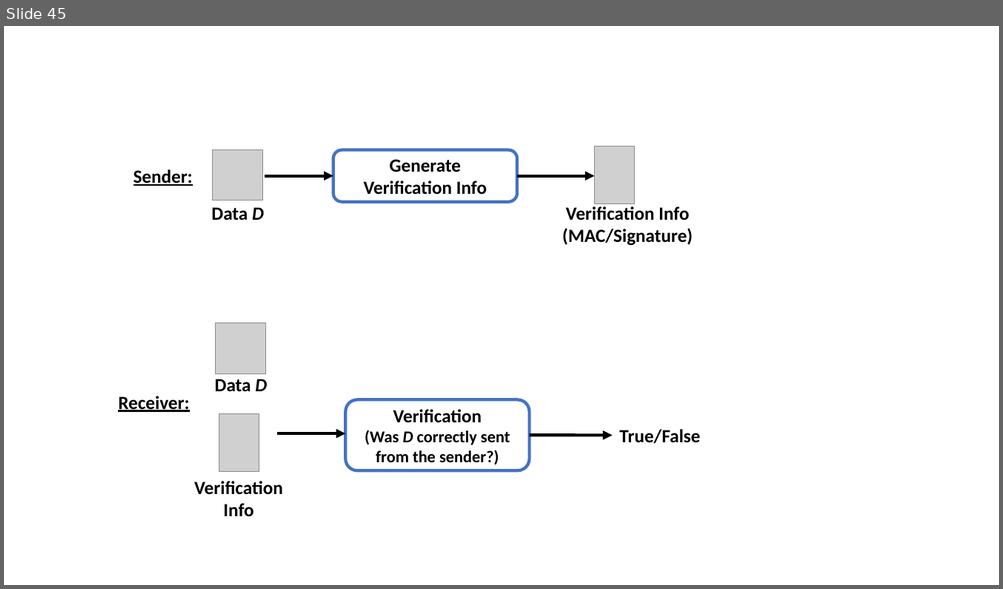
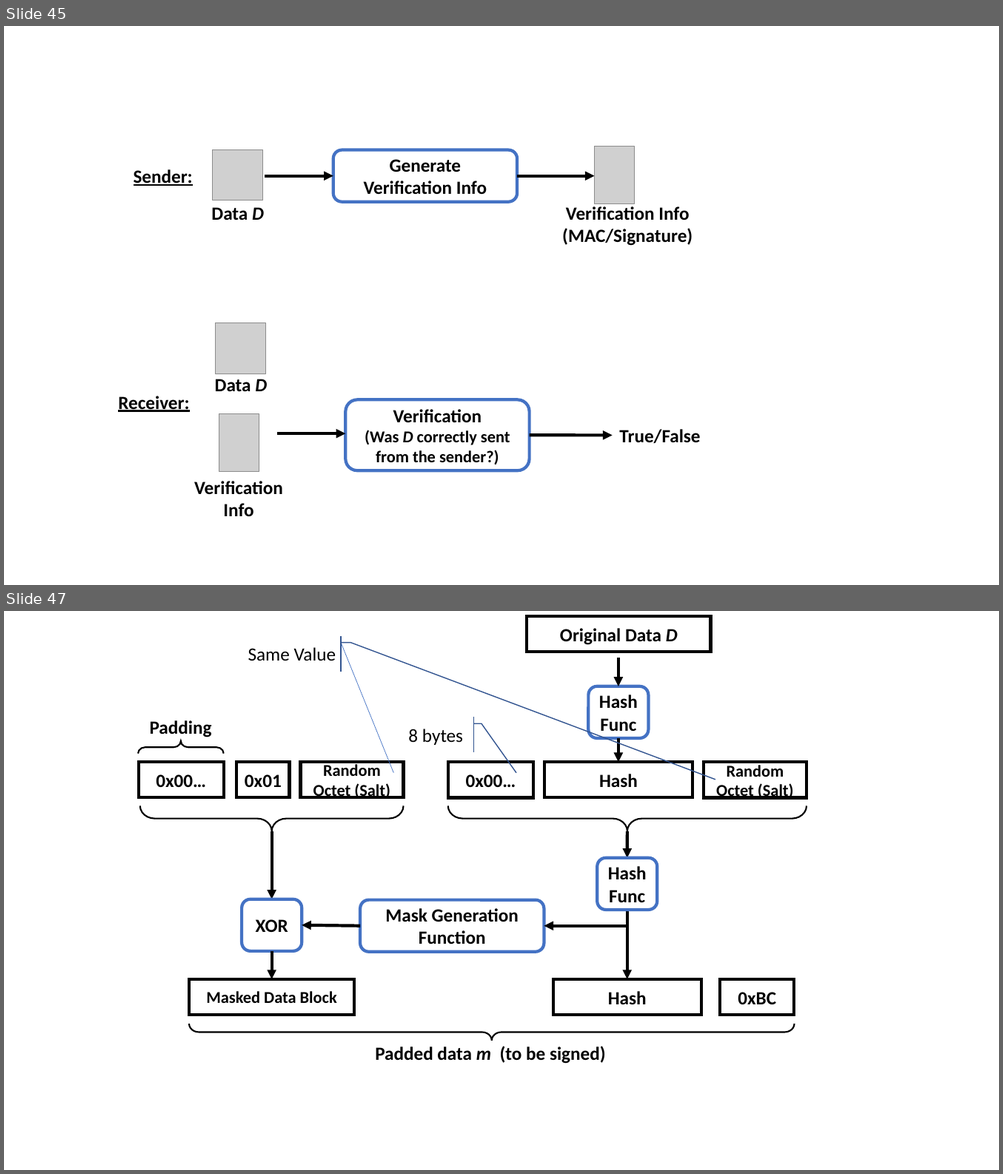
Before and after one commit to junkurihara/class-e2e_security_js, a slide deck: images.pptx. Shown one above the other, each under a label of ours: slide 45 before the commit, slides 45 and 47 after it; the slides between them are not shown. The pictures are 1003x589 and 1003x1174 pixels, drawn with LibreOffice and Linux fonts; fonts in the diff are those of the drawing; grey boxes stand for pictures. Boxes give left, top, right and bottom in pixels: in the first picture for what was removed or moved away, otherwise in the second. Text is boxed around its words. In the diff, an @@ line names an element or a change of style, - is before the commit and + after.

```diff
--- a/images.pptx
+++ b/images.pptx
@@ slide 47 added at bbox=[4, 611, 999, 1170], background #FFFFFF @@
@@ rectangle added at bbox=[527, 616, 711, 652], fill #FFFFFF, outline #000000 3 pt, 18 pt, text #000000, bold @@
+Original Data D
@@ accent callout added at bbox=[237, 635, 347, 672], outline #325491 1 pt, 18 pt, text #000000 @@
+Same Value
@@ line added from (341, 642) to (393, 773), #4472C4 0.5 pt @@
@@ arrow added from (618, 658) to (618, 686), #000000 3 pt @@
@@ rounded rectangle added at bbox=[588, 686, 648, 738], fill #FFFFFF, outline #4472C4 3 pt, 18 pt, text #000000, bold @@
+Hash
+Func
@@ text added at bbox=[150, 721, 212, 739], 18 pt, text #000000, bold @@
+Padding
@@ accent callout added at bbox=[392, 717, 478, 753], outline #325491 1 pt, 18 pt, text #000000 @@
+8 bytes
@@ right brace added at bbox=[138, 741, 224, 754], outline #000000 1.5 pt @@
@@ arrow added from (618, 738) to (618, 762), #000000 3 pt @@
@@ rectangle added at bbox=[138, 762, 223, 797], fill #FFFFFF, outline #000000 3 pt, 18 pt, text #000000, bold @@
+0x00…
@@ rectangle added at bbox=[237, 762, 290, 797], fill #FFFFFF, outline #000000 3 pt, 18 pt, text #000000, bold @@
+0x01
@@ rectangle added at bbox=[300, 762, 403, 797], fill #FFFFFF, outline #000000 3 pt, 16 pt, text #000000, bold @@
+Random
+Octet (Salt)
@@ rectangle added at bbox=[448, 763, 534, 798], fill #FFFFFF, outline #000000 3 pt, 18 pt, text #000000, bold @@
+0x00…
@@ rectangle added at bbox=[544, 762, 692, 797], fill #FFFFFF, outline #000000 3 pt, 18 pt, text #000000, bold @@
+Hash
@@ rectangle added at bbox=[704, 763, 807, 798], fill #FFFFFF, outline #000000 3 pt, 16 pt, text #000000, bold @@
+Random
+Octet (Salt)
@@ right brace added at bbox=[140, 806, 404, 832], outline #000000 1.5 pt @@
@@ right brace added at bbox=[448, 806, 806, 831], outline #000000 1.5 pt @@
@@ arrow added from (272, 831) to (272, 900), #000000 3 pt @@
@@ arrow added from (627, 831) to (627, 858), #000000 3 pt @@
@@ rounded rectangle added at bbox=[597, 858, 657, 910], fill #FFFFFF, outline #4472C4 3 pt, 18 pt, text #000000, bold @@
+Hash
+Func
@@ rounded rectangle added at bbox=[242, 900, 301, 952], fill #FFFFFF, outline #4472C4 3 pt, 18 pt, text #000000, bold @@
+XOR
@@ rounded rectangle added at bbox=[360, 900, 543, 953], fill #FFFFFF, outline #4472C4 3 pt, 18 pt, text #000000, bold @@
+Mask Generation Function
@@ arrow added from (627, 910) to (627, 980), #000000 3 pt @@
@@ arrow added from (360, 925) to (301, 925), #000000 3 pt @@
@@ arrow added from (627, 925) to (544, 925), #000000 3 pt @@
@@ arrow added from (272, 951) to (272, 980), #000000 3 pt @@
@@ rectangle added at bbox=[189, 980, 355, 1015], fill #FFFFFF, outline #000000 3 pt, 16 pt, text #000000, bold @@
+Masked Data Block
@@ rectangle added at bbox=[553, 980, 701, 1015], fill #FFFFFF, outline #000000 3 pt, 18 pt, text #000000, bold @@
+Hash
@@ rectangle added at bbox=[720, 980, 794, 1015], fill #FFFFFF, outline #000000 3 pt, 18 pt, text #000000, bold @@
+0xBC
@@ right brace added at bbox=[189, 1024, 794, 1041], outline #000000 1.5 pt @@
@@ text added at bbox=[375, 1046, 606, 1064], 18 pt, text #000000, bold @@
+Padded data m (to be signed)
```
Also in this commit, not shown: 2 other slides added, 7 other files.
